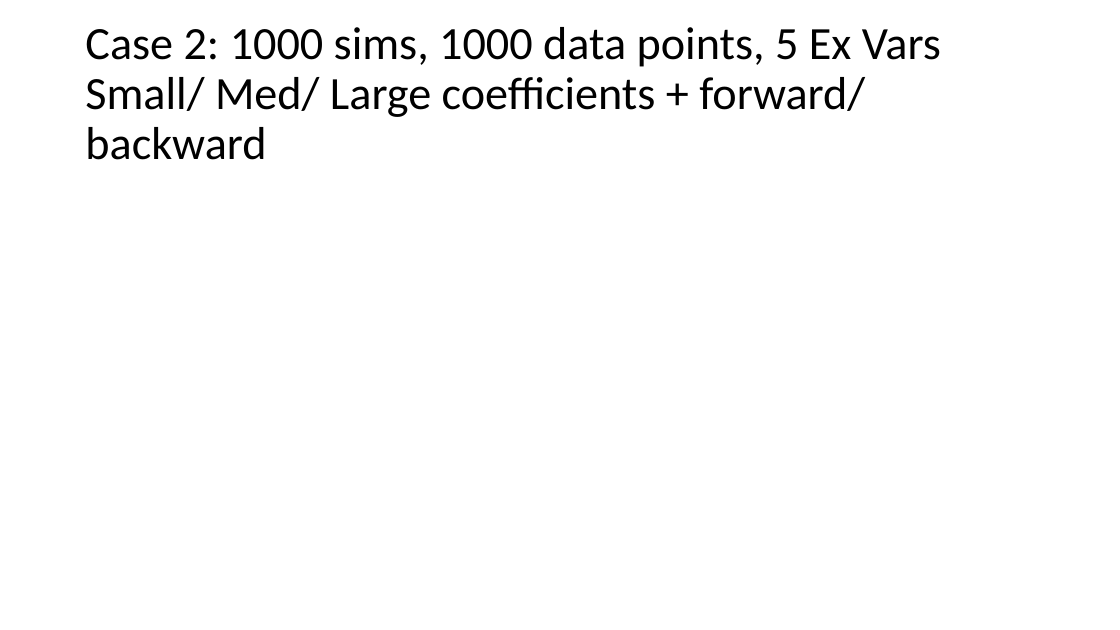
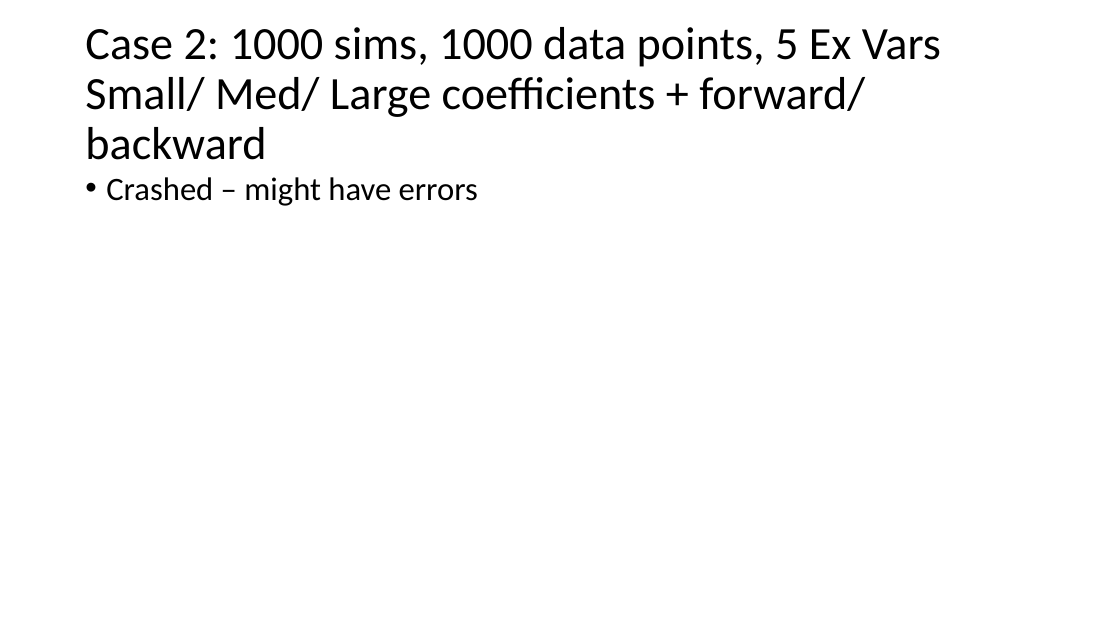
Before and after one commit to Tsmith5151/Capstone, a slide deck: slide 39 of GUI/Version4/Results_KK2.pptx. Drawn at 1120x630 pixels with LibreOffice and Linux fonts; fonts in the diff are those of the drawing. Boxes give left, top, right and bottom in pixels: in the first picture for what was removed or moved away, otherwise in the second. Text is boxed around its words. In the diff, an @@ line names an element or a change of style, - is before the commit and + after.

```diff
--- a/GUI/Version4/Results_KK2.pptx
+++ b/GUI/Version4/Results_KK2.pptx
@@ text added at [106,177,478,206], 28 pt, text #000000 @@
+• Crashed – might have errors
```
Also in this commit, not shown: 3 other slides changed, 1 other file.
